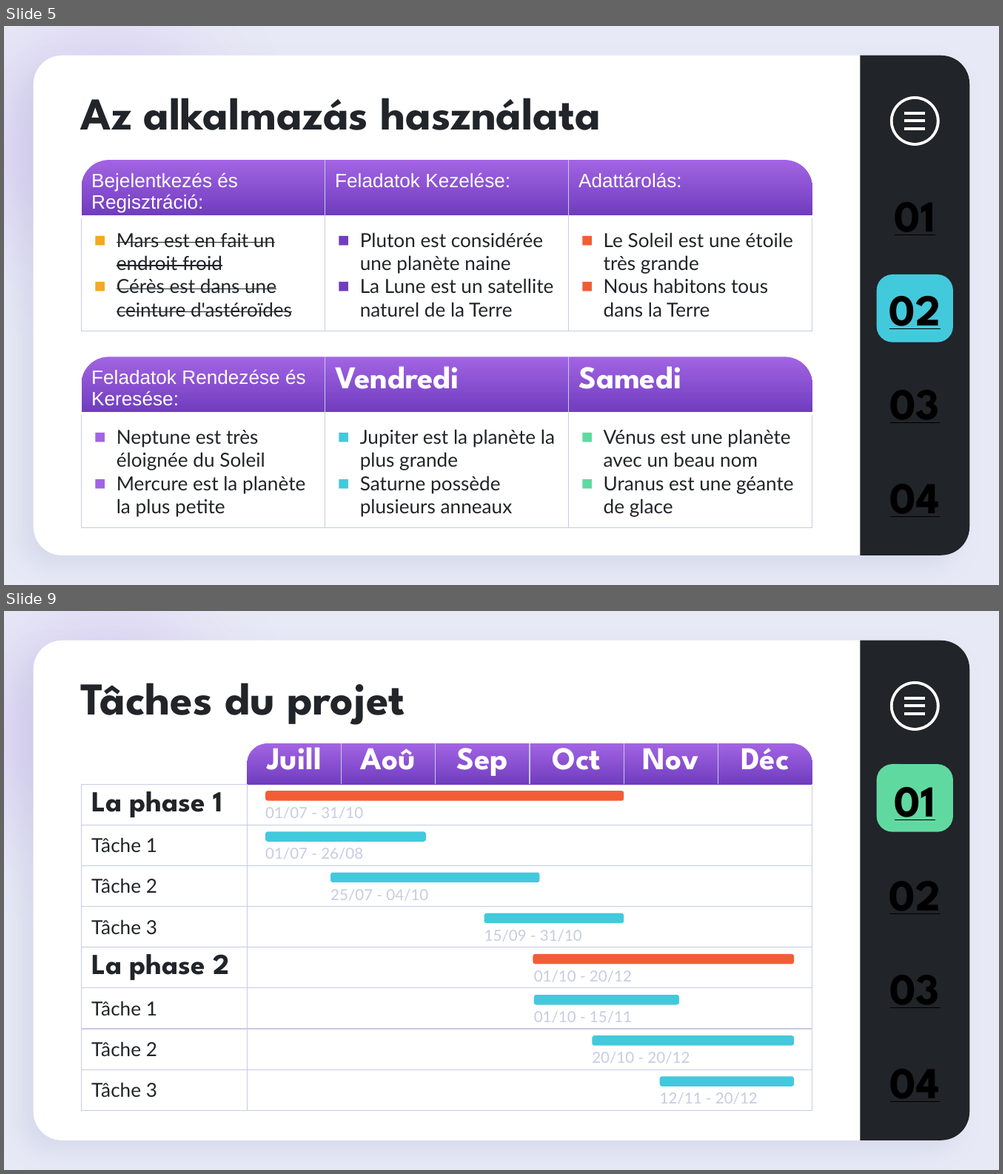
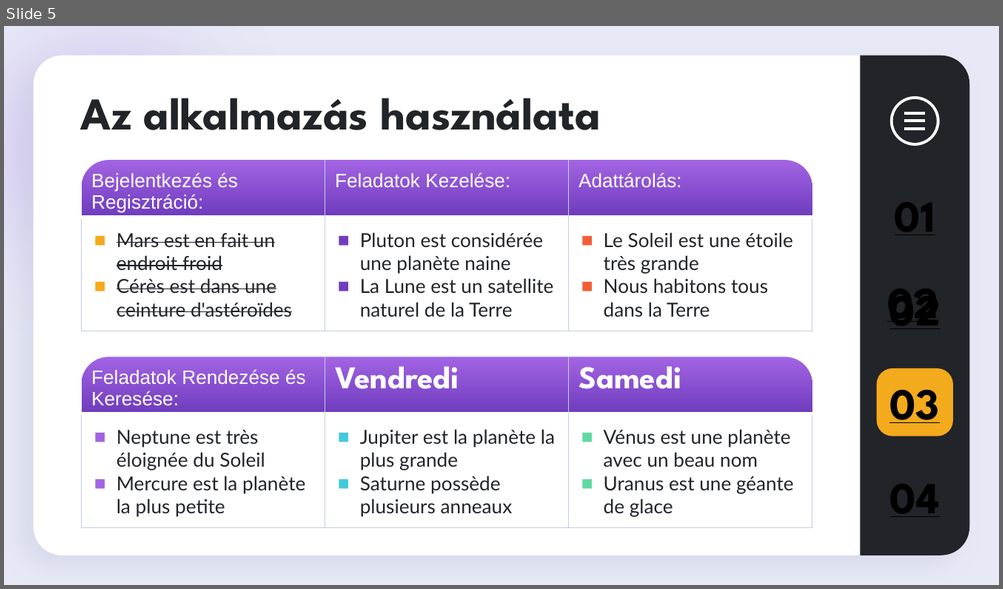
Before and after one commit to DrDevoo/ToDoApp_NextJS, a slide deck: Documents/ToDoApp Bemutató.pptx. Shown one above the other, each under a label of ours: slides 5 and 9 before the commit, slide 5 after it; the slides between them are not shown. The pictures are 1003x1174 and 1003x589 pixels, drawn with LibreOffice and Linux fonts; fonts in the diff are those of the drawing. Boxes give left, top, right and bottom in pixels: in the first picture for what was removed or moved away, otherwise in the second. Text is boxed around its words. In the diff, an @@ line names an element or a change of style, - is before the commit and + after.

```diff
--- a/Documents/ToDoApp Bemutató.pptx
+++ b/Documents/ToDoApp Bemutató.pptx
@@ slide 9 removed at bbox=[4, 611, 999, 1170], background #E7E9F6; not listed: 3 template elements that a slide beside it also shows @@
@@ title removed at bbox=[81, 683, 405, 725] @@
-Tâches du projet
@@ freeform shape removed at bbox=[889, 681, 940, 732] @@
@@ table removed at bbox=[82, 743, 814, 1100], 9 rows, 7 columns @@
- | Juill | Aoû | Sep | Oct | Nov | Déc
-La phase 1 |  |  |  |  |  | 
-Tâche 1 |  |  |  |  |  | 
-Tâche 2 |  |  |  |  |  | 
-Tâche 3 |  |  |  |  |  | 
-La phase 2 |  |  |  |  |  | 
-Tâche 1 |  |  |  |  |  | 
-Tâche 2 |  |  |  |  |  | 
-Tâche 3 |  |  |  |  |  | 
@@ round same rect removed at bbox=[247, 743, 811, 784] @@
@@ rounded rectangle removed at bbox=[876, 764, 953, 832] @@
@@ text removed at bbox=[894, 787, 935, 820] @@
-01
@@ rounded rectangle removed at bbox=[265, 791, 623, 801] @@
@@ text removed at bbox=[265, 807, 363, 819] @@
-01/07 - 31/10
@@ rounded rectangle removed at bbox=[265, 832, 426, 842] @@
@@ text removed at bbox=[265, 848, 363, 860] @@
-01/07 - 26/08
@@ rounded rectangle removed at bbox=[330, 872, 539, 883] @@
@@ text removed at bbox=[889, 860, 940, 926] @@
-02
@@ text removed at bbox=[330, 889, 428, 901] @@
-25/07 - 04/10
@@ rounded rectangle removed at bbox=[484, 914, 623, 923] @@
@@ text removed at bbox=[484, 930, 582, 941] @@
-15/09 - 31/10
@@ rounded rectangle removed at bbox=[533, 954, 794, 964] @@
@@ text removed at bbox=[890, 954, 940, 1020] @@
-03
@@ text removed at bbox=[534, 971, 632, 982] @@
-01/10 - 20/12
@@ rounded rectangle removed at bbox=[534, 995, 680, 1005] @@
@@ text removed at bbox=[534, 1011, 632, 1023] @@
-01/10 - 15/11
@@ rounded rectangle removed at bbox=[592, 1036, 794, 1045] @@
@@ text removed at bbox=[592, 1052, 689, 1064] @@
-20/10 - 20/12
@@ text removed at bbox=[890, 1048, 939, 1114] @@
-04
@@ rounded rectangle removed at bbox=[660, 1076, 794, 1086] @@
@@ text removed at bbox=[660, 1093, 757, 1104] @@
-12/11 - 20/12
@@ slide 5 changed as well @@
@@ text added at bbox=[874, 275, 953, 329], 32 pt, text #000000, bold, underline @@
+02
@@ rounded rectangle removed at bbox=[876, 275, 953, 342] @@
@@ rounded rectangle added at bbox=[876, 368, 953, 436], fill #F4AA1D @@
```
Also in this commit, not shown: 5 other slides changed, 1 slide added, 30 other slides removed.
